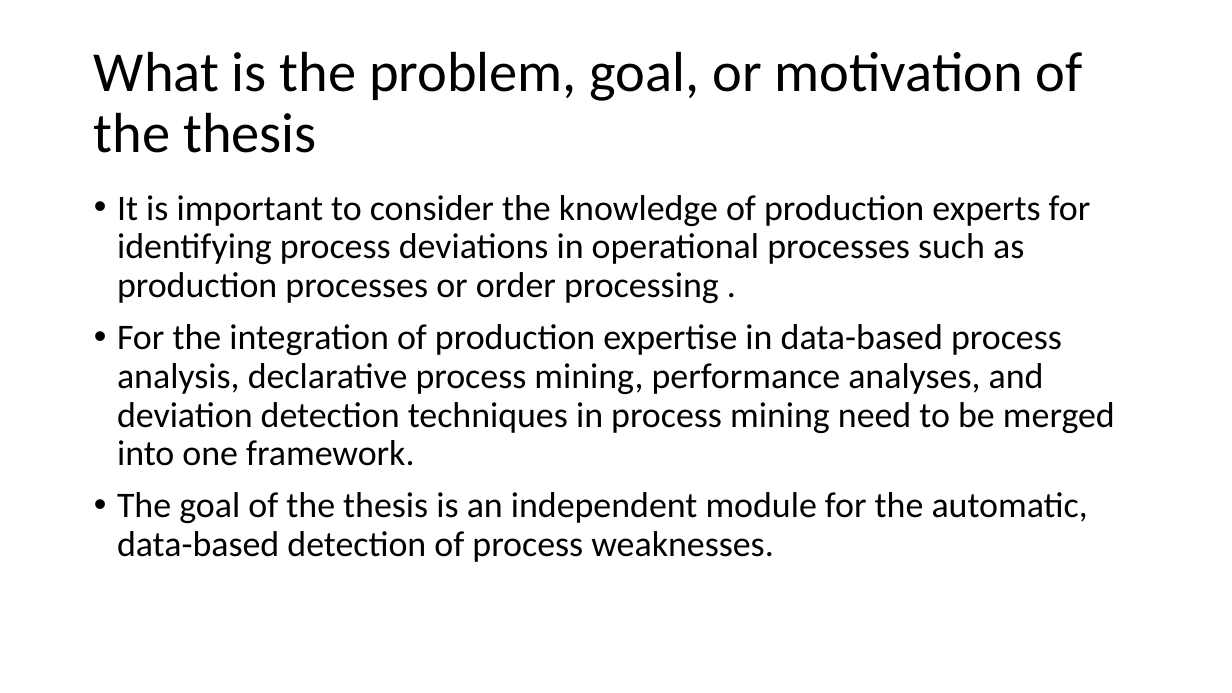
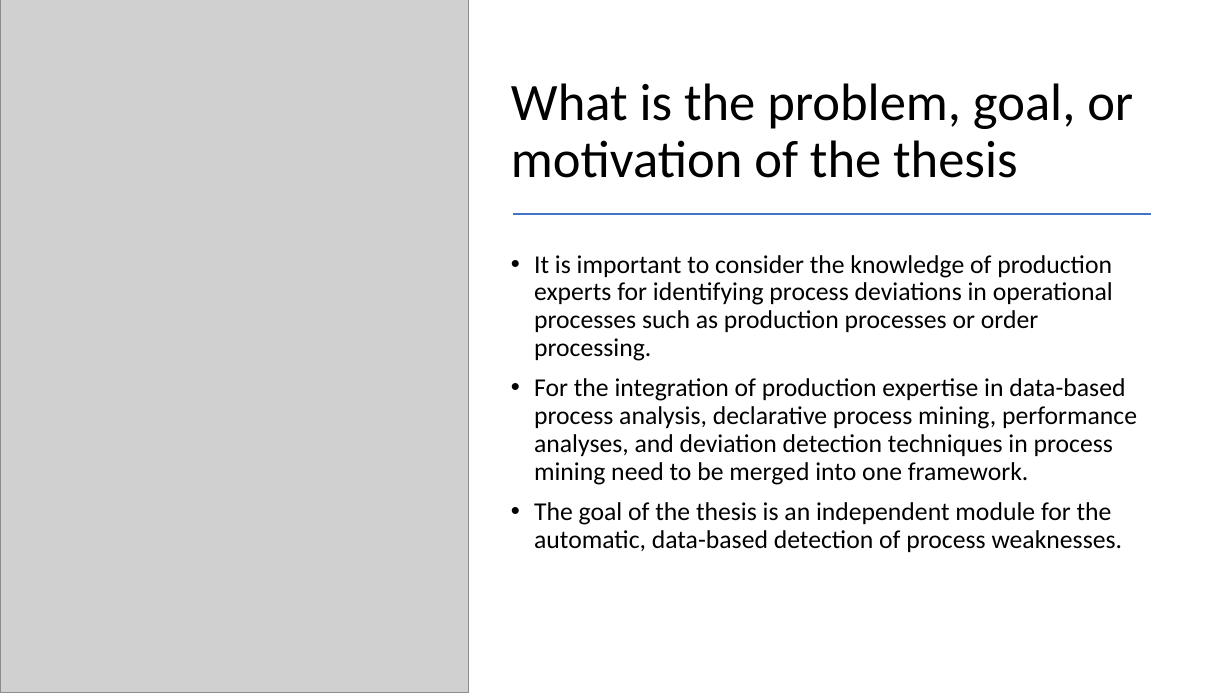
Before and after one commit to deepak-sateesh/processmining, a slide deck: slide 2 of Presentations/Presentation_9.pptx. Drawn at 1232x693 pixels with LibreOffice and Linux fonts; fonts in the diff are those of the drawing; grey boxes stand for pictures. Boxes give left, top, right and bottom in pixels: in the first picture for what was removed or moved away, otherwise in the second. Text is boxed around its words. In the diff, an @@ line names an element or a change of style, - is before the commit and + after.

```diff
--- a/Presentations/Presentation_9.pptx
+++ b/Presentations/Presentation_9.pptx
@@ picture added at [0,0,469,693] @@
@@ title "What is the problem, goal, ...": place and size @@
-title "What is the problem, goal, ..." at [94,51,1083,153]
+title "What is the problem, goal, ..." at [511,83,1133,178]
@@ title "What is the problem, goal, ..." at [511,83,1133,178]: size 44 to 41 pt; vertical alignment middle to bottom @@
@@ line added from (514, 213) to (1152, 213), #4472C4 1.5 pt @@
@@ text "It is important to consider ...": place and size @@
-text "It is important to consider ..." at [117,195,1115,562]
+text "It is important to consider ..." at [534,255,1137,552]
@@ text at [534,255,1113,361]: text changed; size 28 to 20 pt @@
-• It is important to consider the knowledge of production experts for identifying process deviations in operational processes such as production processes or order processing .
+• It is important to consider the knowledge of production experts for identifying process deviations in operational processes such as production processes or order processing.
@@ text at [534,378,1137,552]: size 28 to 20 pt in "For the integration of production expertise in ...", "The goal of the thesis is an ..." @@
```
Also in this commit, not shown: 4 other slides changed, 4 slides added, 7 other files.
